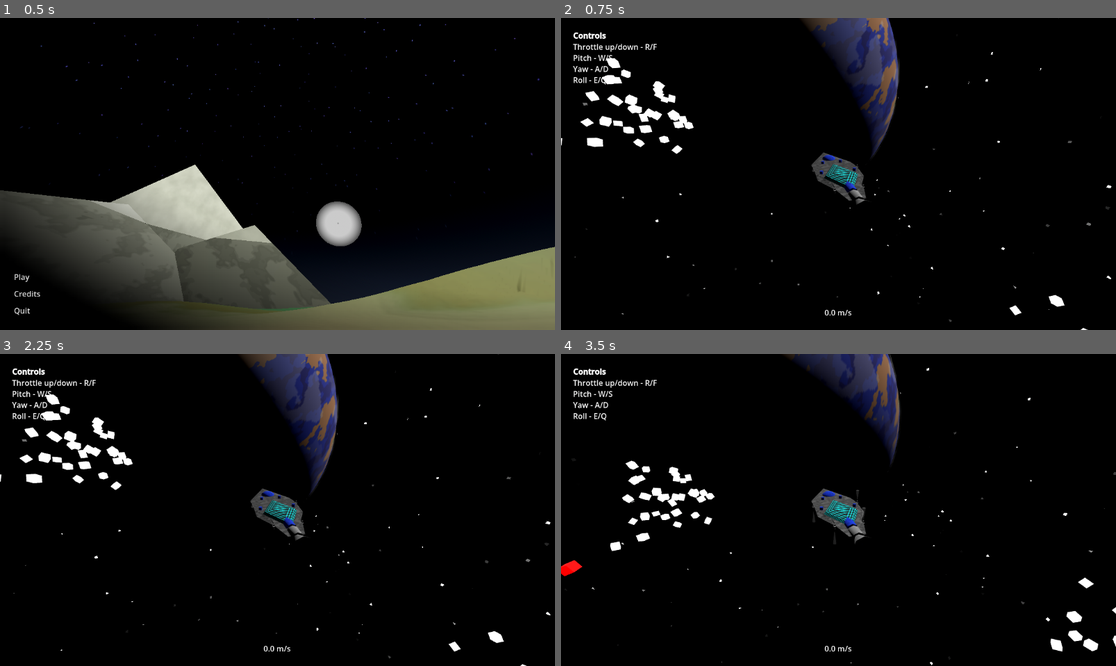
Above: before the commit, frames 1-4 (two rows, left to right).
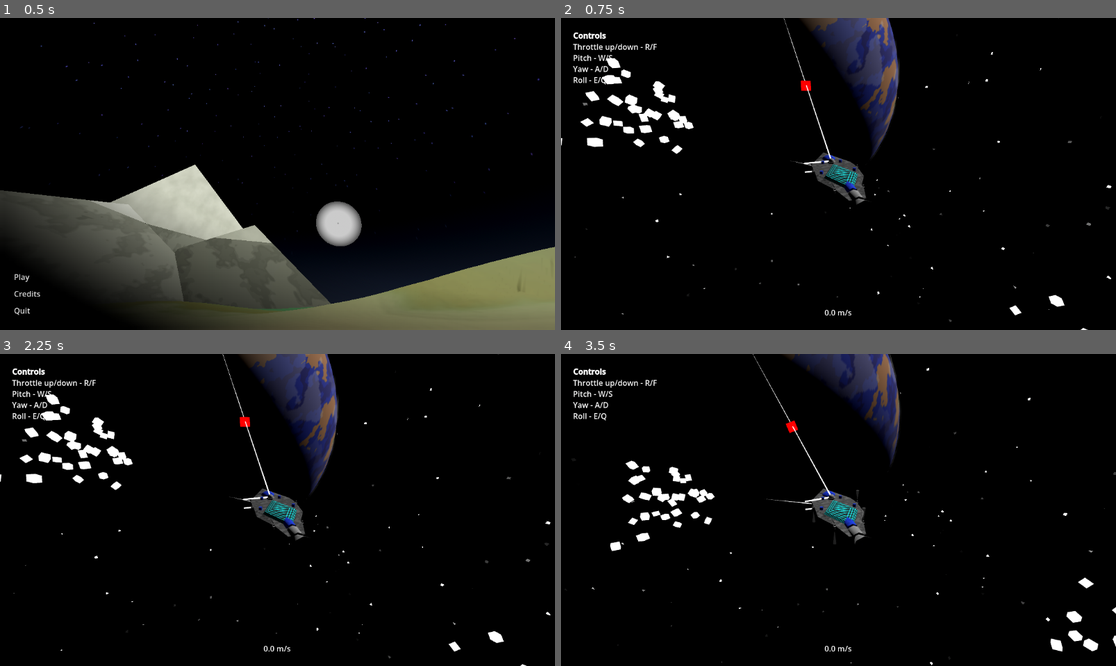
Above: after the commit, the same moments.

Repository: Ortley/black-hole-stars
Game: Godot game, scene res://scene/init.tscn
The game is run twice, just before and just after one commit, with the same random seed, the same clock (stepped at 60 frames per second) and the same inputs. The engine's default icon, where the game draws it, is replaced by a stand-in: a white triangle on a blue panel in a dark square.
Inputs (mouse positions are in pixels of both pictures, inside the frame that each line leads up to):
- Up to frame 1 (0.5 s): no input
- Up to frame 2 (0.75 s): click "Play" at 0.5 s
- Up to frame 3 (2.25 s): tap Enter at 1.25 s; move the mouse to (399, 494) at 1.27 s; hold E (roll_right) 1.28-2.03 s; hold Space (sas) 1.28-2.03 s; click (399, 494) at 1.42 s; move the mouse to (166, 525) at 2.02 s; hold Down from 2.03 s (still down); tap S (test_cam_backward) at 2.1 s
- Up to frame 4 (3.5 s): move the mouse to (894, 441) at 2.77 s; release Down at 2.78 s; hold E (roll_right) from 2.78 s (still down); tap W (test_cam_forward) at 2.85 s

Frame 1 is identical in both runs. In frame 2, 0.2% of the frame differs, in the area x 40-50%, y 0-50%; in frame 3, 0.2%; in frame 4, 0.4%, in the area x 0-50%, y 0-72%.

Commit message:
Weapons and targeting

Diff:
--- a/project.godot
+++ b/project.godot
@@ -14,6 +14,10 @@
 run/main_scene="uid://p8hovdfr7dsj"
 config/features=PackedStringArray("4.6", "Forward Plus")
 config/icon="res://icon.svg"
+
+[autoload]
+
+Targets="*uid://66psrxlr520j"
 
 [editor]
 
--- /dev/null
+++ b/res/parts/weapon/turret_mk1.tscn
@@ -0,0 +1,45 @@
+[gd_scene format=3 uid="uid://c1ag7ubfdruq5"]
+
+[ext_resource type="Script" uid="uid://cbjstbhhmnuuv" path="res://script/class/weapon.gd" id="1_tqxdh"]
+
+[sub_resource type="SphereMesh" id="SphereMesh_tqxdh"]
+radius = 0.2
+height = 0.4
+radial_segments = 16
+rings = 8
+
+[sub_resource type="StandardMaterial3D" id="StandardMaterial3D_tqxdh"]
+emission_enabled = true
+emission = Color(1, 1, 1, 1)
+
+[node name="TurretMk1" type="Node3D" unique_id=2054260857]
+script = ExtResource("1_tqxdh")
+range = 1.0
+metadata/_custom_type_script = "uid://cbjstbhhmnuuv"
+
+[node name="CSGCylinder3D" type="CSGCylinder3D" parent="." unique_id=1066136425]
+transform = Transform3D(1, 0, 0, 0, 1, 0, 0, 0, 1, 0, 0.09999999, 0)
+layers = 2
+radius = 0.25
+height = 0.2
+
+[node name="Pivot" type="Node3D" parent="." unique_id=168028086]
+transform = Transform3D(1, 0, 0, 0, 1, 0, 0, 0, 1, 0, 0.2, 0)
+
+[node name="MeshInstance3D" type="MeshInstance3D" parent="Pivot" unique_id=454502460]
+layers = 2
+mesh = SubResource("SphereMesh_tqxdh")
+
+[node name="CSGCylinder3D" type="CSGCylinder3D" parent="Pivot" unique_id=1421846932]
+transform = Transform3D(1, 0, 0, 0, -4.371139e-08, -1, 0, 1, -4.371139e-08, 0, 4.9322844e-06, -112.76758)
+layers = 2
+radius = 0.05
+height = 225.53516
+material = SubResource("StandardMaterial3D_tqxdh")
+
+[node name="CSGCylinder3D2" type="CSGCylinder3D" parent="Pivot" unique_id=958113394]
+transform = Transform3D(1, 0, 0, 0, -1, 8.742278e-08, 0, -8.742278e-08, -1, 0, 0.89375013, -0.012500008)
+layers = 2
+radius = 0.05
+height = 1.8125
+material = SubResource("StandardMaterial3D_tqxdh")
--- a/scene/game.tscn
+++ b/scene/game.tscn
@@ -5,6 +5,8 @@
 [ext_resource type="PackedScene" uid="uid://cipis777hf8e7" path="res://res/parts/rcs/orth_4_horn.tscn" id="3_p1ry8"]
 [ext_resource type="PackedScene" uid="uid://crhu1vf6n4va3" path="res://res/parts/thruster/raptor.tscn" id="3_xlg7c"]
 [ext_resource type="Script" uid="uid://dl6ohdvmjcjjs" path="res://script/manager/controls.gd" id="5_p1ry8"]
+[ext_resource type="PackedScene" uid="uid://c1ag7ubfdruq5" path="res://res/parts/weapon/turret_mk1.tscn" id="5_qpk70"]
+[ext_resource type="Script" uid="uid://p8ys5k2lcpa3" path="res://script/class/target.gd" id="6_ll5lq"]
 [ext_resource type="PackedScene" uid="uid://c0iqa5jt0jwtq" path="res://res/parts/test_box.tscn" id="6_xlg7c"]
 
 [sub_resource type="Shader" id="Shader_p1ry8"]
@@ -727,19 +729,30 @@
 depth = 0.56
 polygon = PackedVector2Array(-1.2140763, 1.7522596, -1.2326847, -0.60608876, -0.64484423, -1.7066237, -0.6490834, -2.144228, -0.27157682, -3.5724766, 0.3054942, -3.56262, 0.66001016, -2.084365, 0.6468123, -1.7694242, 1.2818247, -0.5806571, 1.3002313, 1.7303773, -0.011645262, 4.252516)
 
+[node name="TurretMk1" parent="World/Normal/Smartmobile" unique_id=478479245 instance=ExtResource("5_qpk70")]
+transform = Transform3D(1, 0, 0, 0, 1, 0, 0, 0, 1, 0, 0, -1.8000001)
+range = 1.257
+
+[node name="TurretMk2" parent="World/Normal/Smartmobile" unique_id=2054260857 instance=ExtResource("5_qpk70")]
+transform = Transform3D(1, 0, 0, 0, -1, -8.742278e-08, 0, 8.742278e-08, -1, 0, -0.2, -1.8000001)
+range = 1.257
+
 [node name="NormalSpaceBody" type="RigidBody3D" parent="World/Normal" unique_id=2057398848]
-transform = Transform3D(1, 0, 0, 0, 1, 0, 0, 0, 1, 0, 0, -14)
+unique_name_in_owner = true
+transform = Transform3D(1, 0, 0, 0, 1, 0, 0, 0, 1, 0, 5, -14)
 script = ExtResource("1_5kiuu")
 metadata/_custom_type_script = "uid://bam1jhwo5dvuo"
 
 [node name="CSGBox3D" type="CSGBox3D" parent="World/Normal/NormalSpaceBody" unique_id=1515375083]
-transform = Transform3D(1, 0, 0, 0, 1, 0, 0, 0, 1, -28, 0, 0)
 layers = 2
 material = SubResource("StandardMaterial3D_xlg7c")
 
 [node name="CollisionShape3D" type="CollisionShape3D" parent="World/Normal/NormalSpaceBody" unique_id=1355611854]
-transform = Transform3D(1, 0, 0, 0, 1, 0, 0, 0, 1, -28, 0, 0)
 shape = SubResource("BoxShape3D_qpk70")
+
+[node name="Target" type="Node3D" parent="World/Normal/NormalSpaceBody" unique_id=809850837]
+script = ExtResource("6_ll5lq")
+metadata/_custom_type_script = "uid://p8ys5k2lcpa3"
 
 [node name="Scaled" type="CanvasLayer" parent="." unique_id=120549414]
 
--- /dev/null
+++ b/script/autoload/targets.gd
@@ -0,0 +1,48 @@
+extends Node
+
+class TargetData:
+	var real_pos: DoubleVector
+
+var list: Array[TargetData] = []
+var mask: Array[bool] = []
+
+var free_count: int = 0
+var lowest_free: int = 0
+var highest_free: int = 0
+
+func _process(delta: float) -> void:
+	for t in list:
+		print(t.real_pos)
+
+func add_target(t: Target) -> int:
+	var idx := -1
+	if free_count == 0:
+		list.append(TargetData.new())
+		list[-1].real_pos = t.real_pos
+		mask.append(true)
+		idx = list.size() - 1
+	else:
+		idx = mask.find(false, lowest_free)
+		list[idx].real_pos = t.real_pos
+		mask[idx] = true
+
+		free_count -= 1
+		lowest_free = idx
+		highest_free = max(lowest_free, highest_free)
+
+	return idx
+
+func update_target_pos(t: int, x: float, y: float, z: float):
+	list[t].real_pos.x = x
+	list[t].real_pos.y = y
+	list[t].real_pos.z = z
+
+func update_target(t: int, real_pos: DoubleVector):
+	list[t].real_pos = real_pos
+
+func free_target(i: int) -> void:
+	mask[i] = false
+
+	lowest_free = min(lowest_free, i)
+	highest_free = max(highest_free, i)
+	free_count += 1
--- a/script/class/double_vector.gd
+++ b/script/class/double_vector.gd
@@ -1,4 +1,4 @@
-extends Object
+extends RefCounted
 class_name DoubleVector
 
 var x: float
@@ -25,6 +25,9 @@
 			self.z - rhs.z
 		)
 
+static func from_vec3(v: Vector3) -> DoubleVector:
+	return DoubleVector.new(v.x, v.y, v.z)
+
 func vec3() -> Vector3:
 	return Vector3(x, y, z)
 
--- a/script/class/normal_space_body.gd
+++ b/script/class/normal_space_body.gd
@@ -4,7 +4,13 @@
 @onready var real_pos: DoubleVector = DoubleVector.new(position.x, position.y, position.z)
 var thrusters: Array[Thruster]
 var rcs: Array[RCS]
+var weapons: Array[Weapon]
 var prev: Vector3
+
+var attack_target := DoubleVector.new(0.0, 3.0, -10.0)
+
+var targets: Array[Target] = []
+var target_idxs: Array[int] = []
 
 func _ready() -> void:
 	can_sleep = false
@@ -14,10 +20,32 @@
 			thrusters.append(child)
 		elif child is RCS:
 			rcs.append(child)
+		elif child is Weapon:
+			weapons.append(child)
+		elif child is Target:
+			child.real_pos = DoubleVector.from_vec3(child.global_position - global_position).add(real_pos)
+			target_idxs.append(Targets.add_target(child))
+			targets.append(child)
 
 	real_pos.x = position.x
 	real_pos.y = position.y
 	real_pos.z = position.z
+
+func _process(delta: float) -> void:
+	var p := DoubleVector.new()
+	for i in targets.size():
+		p.x = targets[i].global_position.x - global_position.x + real_pos.x
+		p.y = targets[i].global_position.y - global_position.y + real_pos.y
+		p.z = targets[i].global_position.z - global_position.z + real_pos.z
+		Targets.update_target_pos(target_idxs[i], p.x, p.y, p.z)
+
+	if weapons and weapons[0]:
+		attack_target = Targets.list[0].real_pos
+		var global := attack_target.vec3()
+
+		weapons[0].target = weapons[0].to_local(global)
+		weapons[1].target = weapons[1].to_local(global)
+
 
 func _physics_process(_delta: float) -> void:
 	real_pos.x += position.x - prev.x
@@ -29,3 +57,8 @@
 		apply_force(thruster.magnitude * thruster.global_basis.z * thruster.throttle, thruster.global_position - global_position)
 	for rc in rcs:
 		apply_force(rc.magnitude * rc.global_basis.z * int(rc.active), rc.global_position - global_position)
+
+
+func _exit_tree() -> void:
+	for t in target_idxs:
+		Targets.free_target(t)
--- /dev/null
+++ b/script/class/target.gd
@@ -0,0 +1,4 @@
+extends Node3D
+class_name Target
+
+var real_pos: DoubleVector
--- /dev/null
+++ b/script/class/weapon.gd
@@ -0,0 +1,18 @@
+extends Node3D
+class_name Weapon
+
+@export var range: float
+
+@onready var pivot: Node3D = $Pivot
+
+var target := Vector3.FORWARD
+
+func _ready() -> void:
+	pivot.basis.y = Vector3.LEFT
+
+func _process(delta: float) -> void:
+	var a = Basis.looking_at(target, pivot.basis.y)
+	if a.z.dot(Vector3.DOWN) < cos(range):
+		a = a.slerp(Basis.looking_at(Vector3.UP, a.y), absf(range / acos(a.z.dot(Vector3.DOWN)) - 1))
+
+	pivot.basis = a
Not shown, added: script/autoload/targets.gd.uid
Not shown, added: script/class/target.gd.uid
Not shown, added: script/class/weapon.gd.uid
